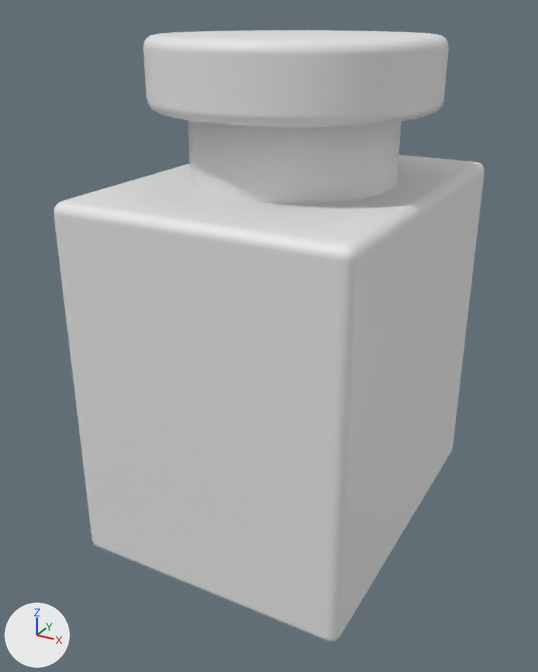
A saved change to the FBX model Unity/Assets/3D/Props/flask_01.fbx.
One viewpoint serves both versions: a 50 mm lens placed at (0.44, -0.866, 0.45), pointed at (-0.017, -0.035, 0.035). The axes (+X, +Y, +Z) are drawn at lower left. The lights are the same throughout. Where no turn or scale is listed for an object, it has been applied to the vertices.

The first picture shows 'flask_01'.
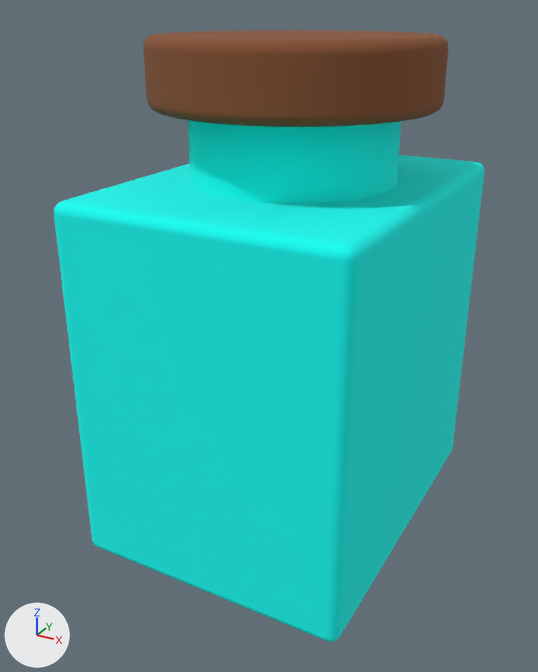
Patch to the scene script:
```diff
--- a/Unity/Assets/3D/Props/flask_01.fbx.py
+++ b/Unity/Assets/3D/Props/flask_01.fbx.py
@@ mat_flask @@
+mat_flask = principled_material('Flask')
+mat_flask.base_color = (0.0, 1.0, 0.922)  # cyan #00fff6
+mat_flask.roughness = 1.0
@@ mat_bouchon @@
+mat_bouchon = principled_material('bouchon')
+mat_bouchon.base_color = (0.24, 0.0846, 0.0307)  # brown #865231
+mat_bouchon.roughness = 1.0
@@ me_cube_014 @@
 me_cube_014.from_pydata(...)  # 792 vertices, 730 faces; spans x -0.19..0.19, y -0.247..0.247, z -0.247..0.422
 # used by ob_flask_01; location = (0.0, 0.0, 0.0)
+# me_cube_014 part 1: 440 of the faces centred in x -0.19..0.19, y -0.247..0.247, z -0.247..0.407 switch from no material to mat_flask (cyan #00fff6)
+# me_cube_014 part 2: 290 of the faces centred in x -0.181..0.181, y -0.181..0.181, z 0.337..0.422 switch from no material to mat_bouchon (brown #865231)
```

Where the change shows, as pixel boxes (x1, y1, x2, y2) in the pictures (538 x 672 px):
part 1 of me_cube_014, recoloured (grey to cyan): (54, 120, 484, 642) in both
part 2 of me_cube_014, recoloured (grey to brown): (143, 30, 449, 127) in both
